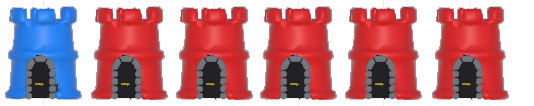
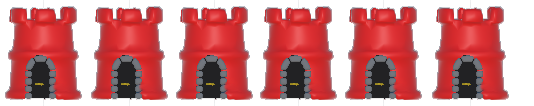
Layered file, before and after one edit (534×106). Changes by layer:
hid "Layer 2" over [5, 7, 82, 104]
added layer "Layer 3 copy 5" above "Layer 3 copy 4" over [5, 7, 82, 100]
